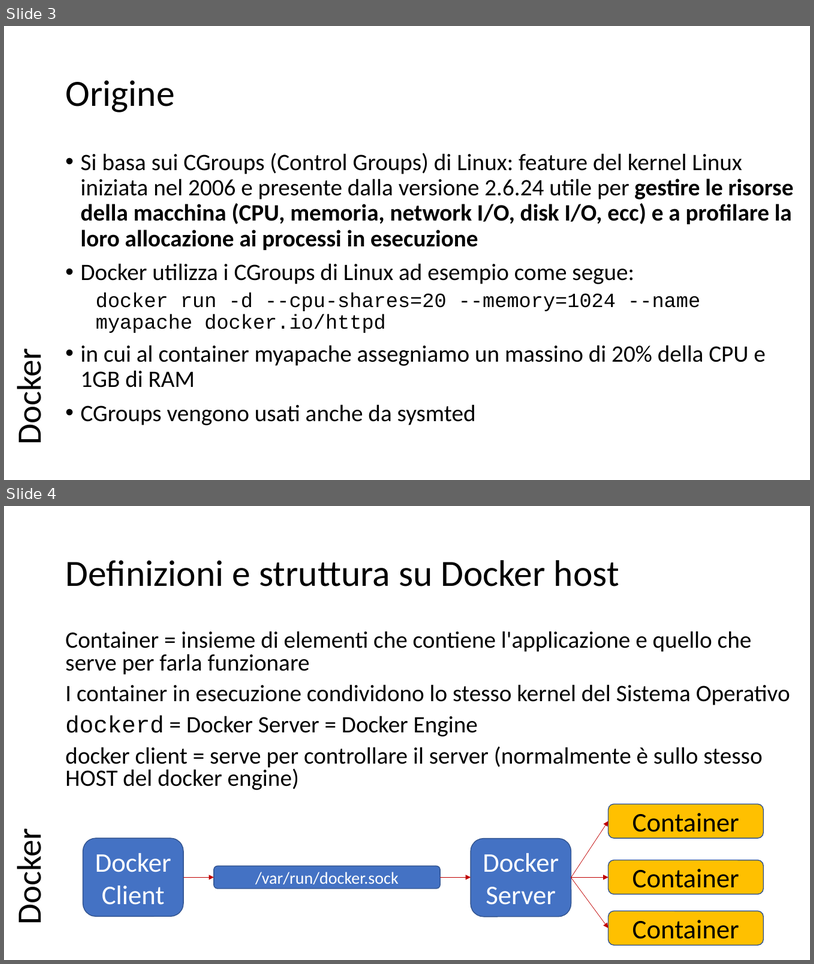
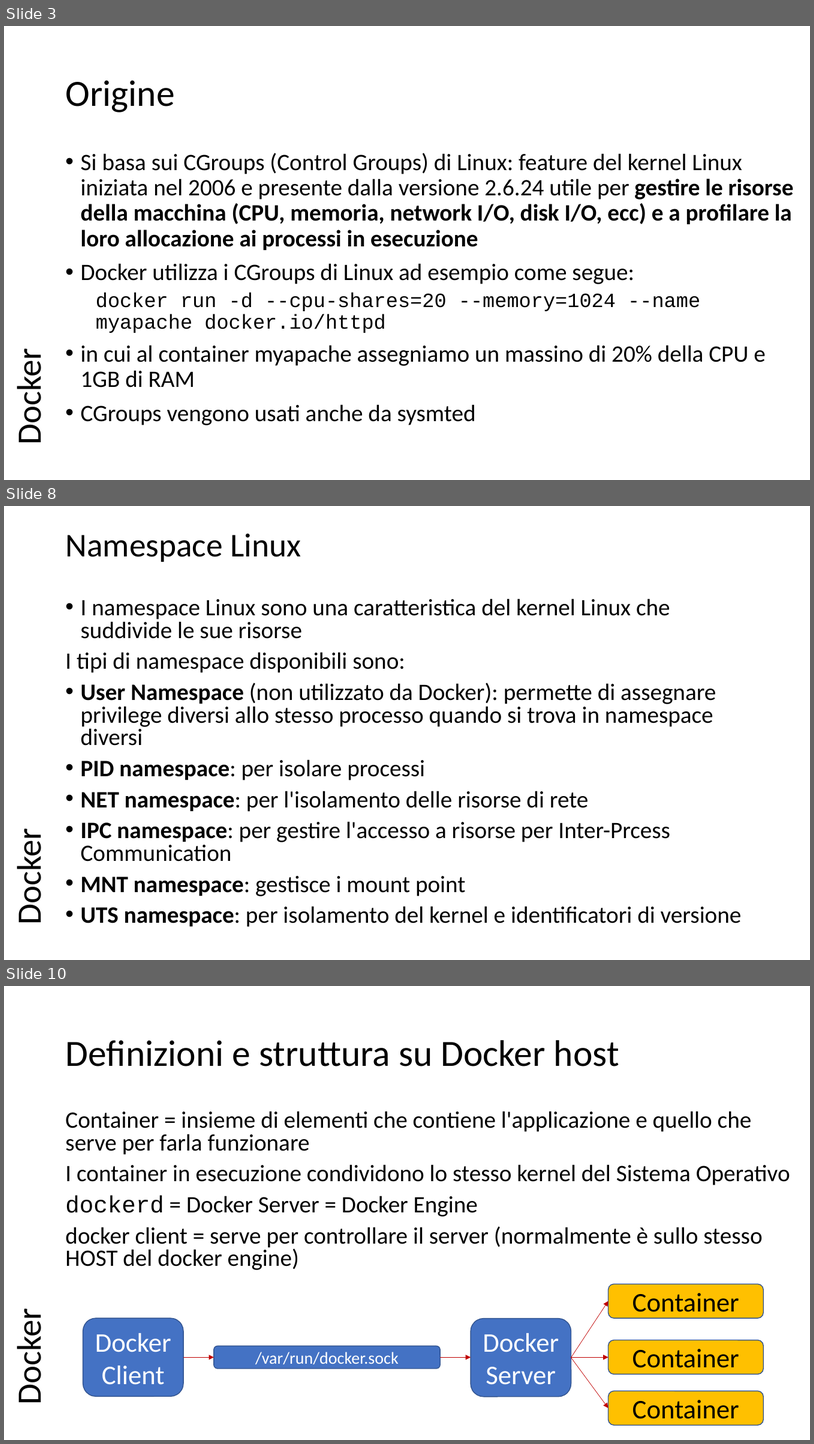
Before and after one commit to scastagnoli/academySisal, a slide deck: docker.pptx. Shown one above the other, each under a label of ours: slides 3 and 4 before the commit, slides 3, 8 and 10 after it; the slides between them are not shown. The pictures are 814x964 and 814x1444 pixels, drawn with LibreOffice and Linux fonts; fonts in the diff are those of the drawing. Boxes give left, top, right and bottom in pixels: in the first picture for what was removed or moved away, otherwise in the second. Text is boxed around its words. In the diff, an @@ line names an element or a change of style, - is before the commit and + after.

```diff
--- a/docker.pptx
+++ b/docker.pptx
@@ slide 8 added at [4, 506, 810, 960], background #FFFFFF @@
@@ title added at [65, 534, 301, 562], 39.6 pt, text #000000 @@
+Namespace Linux
@@ text added at [65, 598, 742, 927], 28 pt, text #000000 @@
+• I namespace Linux sono una caratteristica del kernel Linux che suddivide le sue risorse
+I tipi di namespace disponibili sono:
+• User Namespace (non utilizzato da Docker): permette di assegnare privilege diversi allo stesso processo quando si trova in namespace diversi
+• PID namespace: per isolare processi
+• NET namespace: per l'isolamento delle risorse di rete
+• IPC namespace: per gestire l'accesso a risorse per Inter-Prcess Communication
+• MNT namespace: gestisce i mount point
+• UTS namespace: per isolamento del kernel e identificatori di versione
@@ text added at [8, 837, 50, 921], 40.7 pt, text #000000 @@
+Docker
@@ what was slide 4 is now slide 10 @@
```
Also in this commit, not shown: 5 other slides added.
